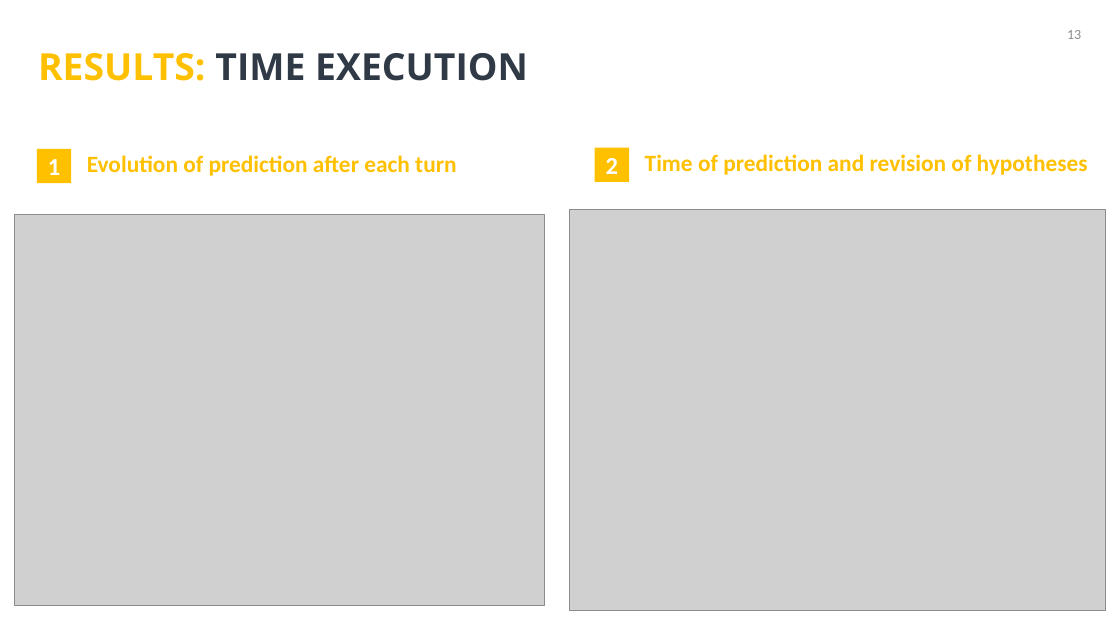
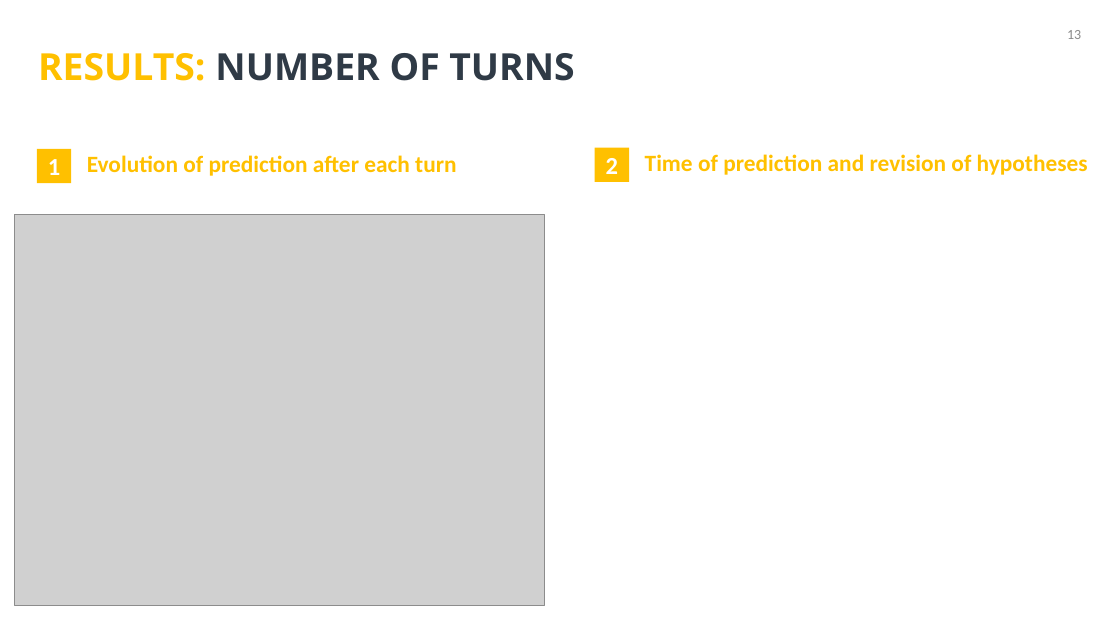
Before and after one commit to Olydia/Discolog, a slide deck: slide 18 of papers/Presentations/intellisys/intellysis.pptx (slide 17 before the commit). Drawn at 1120x630 pixels with LibreOffice and Linux fonts; fonts in the diff are those of the drawing; grey boxes stand for pictures. Boxes give left, top, right and bottom in pixels: in the first picture for what was removed or moved away, otherwise in the second. Text is boxed around its words. In the diff, an @@ line names an element or a change of style, - is before the commit and + after.

```diff
--- a/papers/Presentations/intellisys/intellysis.pptx
+++ b/papers/Presentations/intellisys/intellysis.pptx
@@ title at [38,53,574,81]: text changed @@
-RESULTS: TIME EXECUTION
+RESULTS: NUMBER OF TURNS
@@ picture removed at [569,209,1106,611] @@
```
Also in this commit, not shown: 9 other slides changed, 1 slide added.
